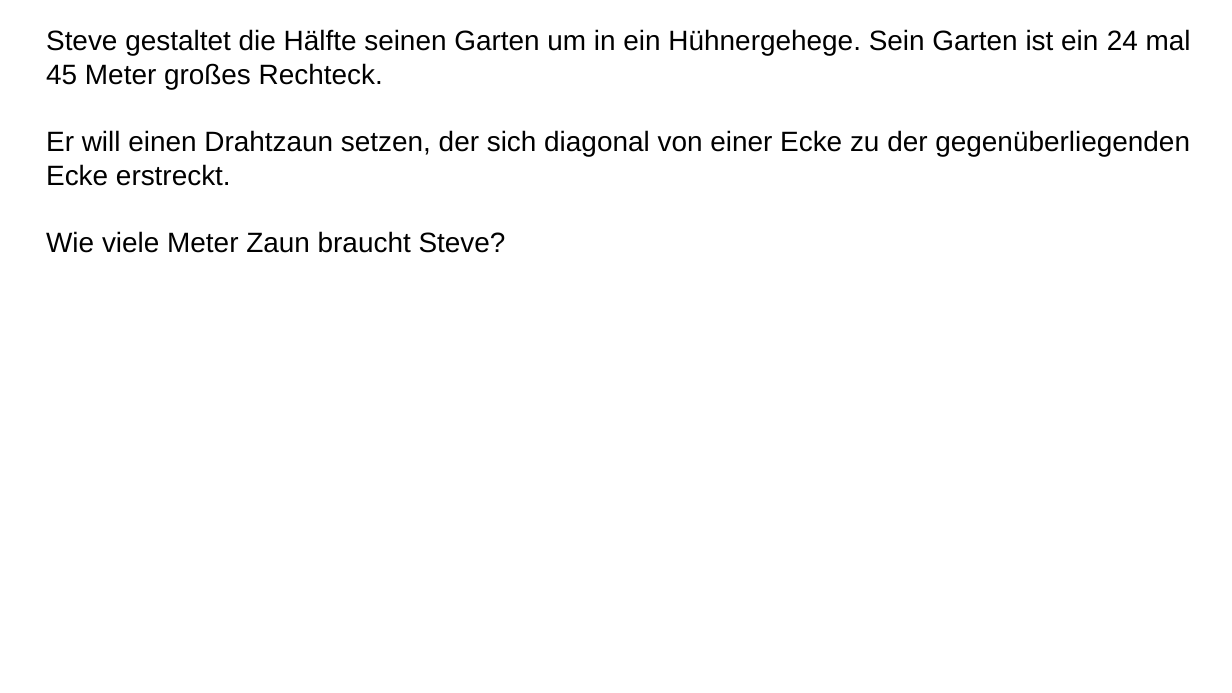
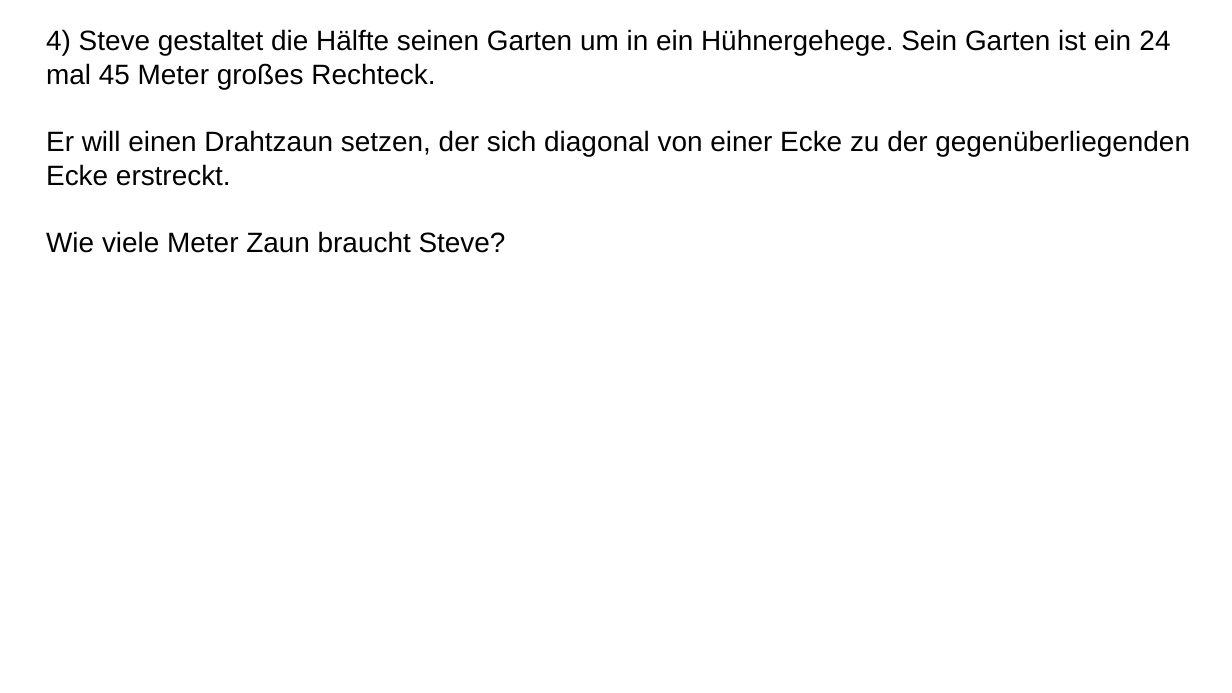
Before and after one commit to bearums/teaching, a slide deck: slide 5 of B5/Mathe/2024/D12/Messen_in_Gelände/Sachaufgaben.odp. Drawn at 1232x693 pixels with LibreOffice and Linux fonts; fonts in the diff are those of the drawing. Boxes give left, top, right and bottom in pixels: in the first picture for what was removed or moved away, otherwise in the second. Text is boxed around its words. In the diff, an @@ line names an element or a change of style, - is before the commit and + after.

```diff
--- a/B5/Mathe/2024/D12/Messen_in_Gelände/Sachaufgaben.odp
+++ b/B5/Mathe/2024/D12/Messen_in_Gelände/Sachaufgaben.odp
@@ text at (x1=46, y1=29, x2=1171, y2=89): text changed @@
-Steve gestaltet die Hälfte seinen Garten um in ein Hühnergehege. Sein Garten ist ein ‍24 mal 45 Meter großes Rechteck.
+4) Steve gestaltet die Hälfte seinen Garten um in ein Hühnergehege. Sein Garten ist ein ‍24 mal 45 Meter großes Rechteck.
```
Also in this commit, not shown: 3 other slides changed, 1 slide added, 1 slide removed, 10 other files.
